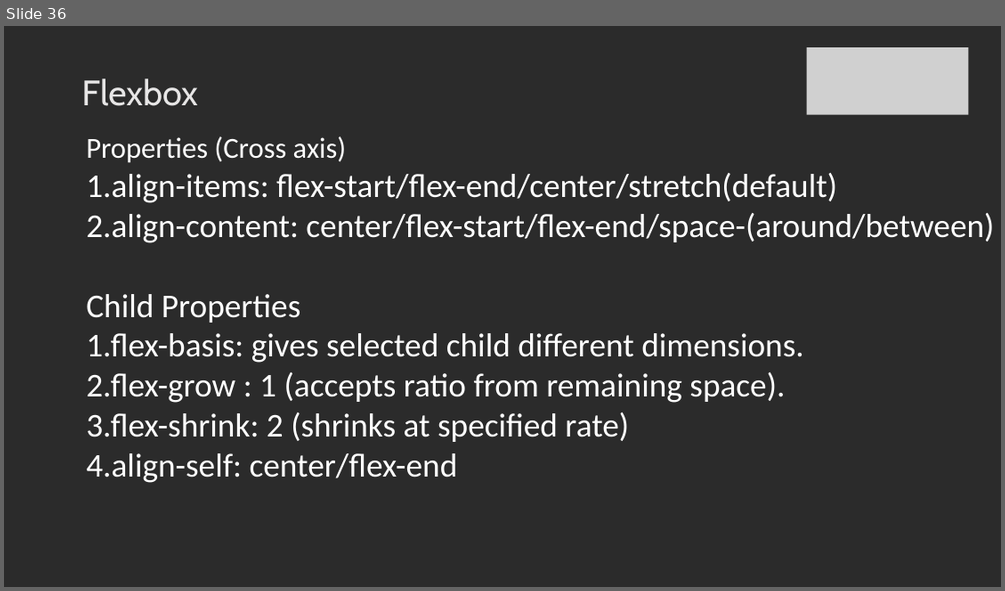
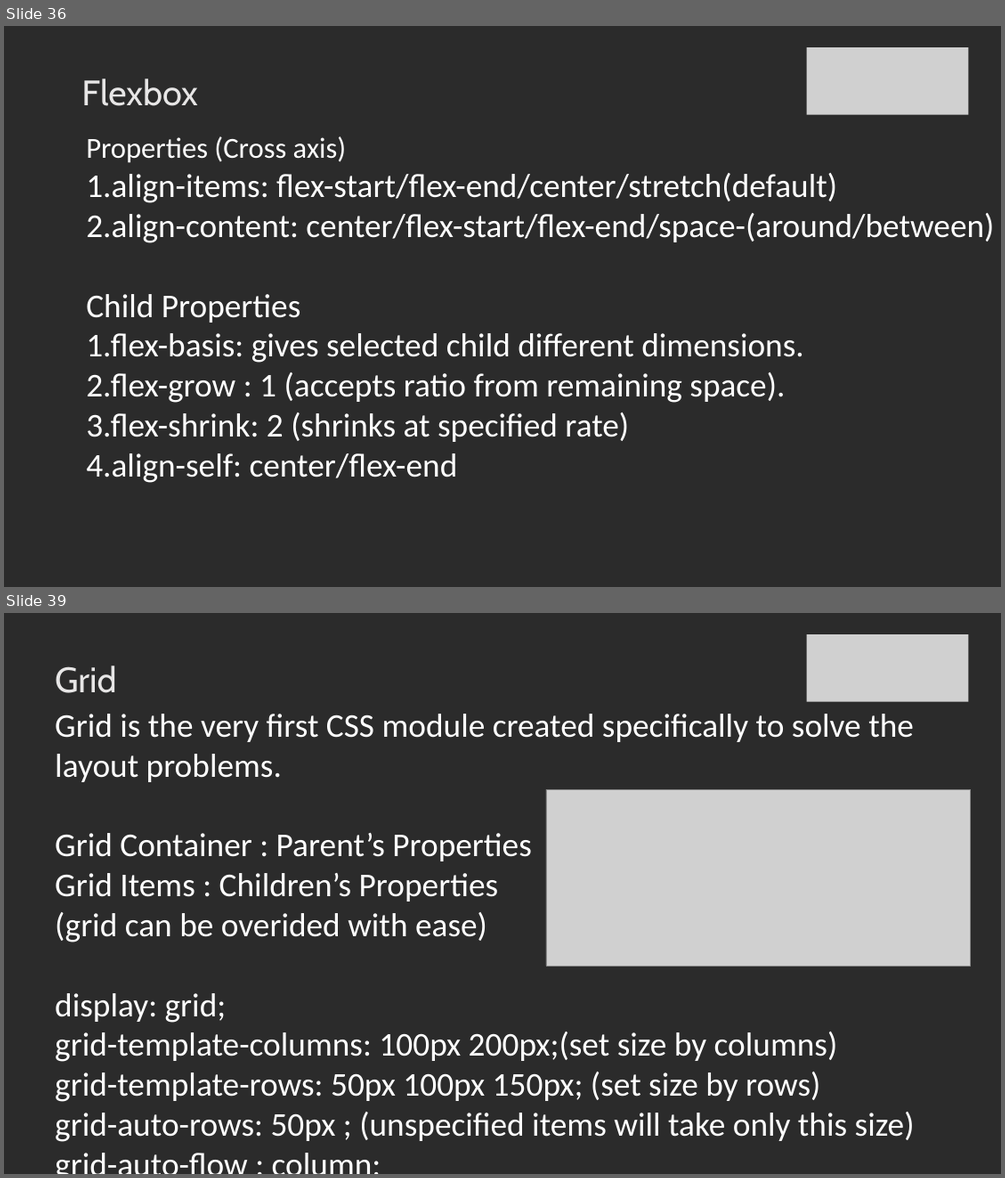
Before and after one commit to SachinBarpanda/WebDevGla, a slide deck: CSS.pptx. Shown one above the other, each under a label of ours: slide 36 before the commit, slides 36 and 39 after it; the slides between them are not shown. The pictures are 1005x591 and 1005x1178 pixels, drawn with LibreOffice and Linux fonts; fonts in the diff are those of the drawing; grey boxes stand for pictures; background and template pictures are left out; a plain dark background stands for a picture behind light text. Boxes give left, top, right and bottom in pixels: in the first picture for what was removed or moved away, otherwise in the second. Text is boxed around its words. In the diff, an @@ line names an element or a change of style, - is before the commit and + after.

```diff
--- a/CSS.pptx
+++ b/CSS.pptx
@@ slide 39 added at bbox=[4, 613, 1001, 1174], background picture (left out) @@
@@ picture added at bbox=[807, 634, 968, 702] @@
@@ title added at bbox=[55, 666, 116, 693], 34 pt, text #E7E6E6 @@
+Grid
@@ text added at bbox=[55, 714, 914, 1142], 32 pt, text #FFFFFF @@
+Grid is the very first CSS module created specifically to solve the layout problems.
+Grid Container : Parent’s Properties
+Grid Items : Children’s Properties
+(grid can be overided with ease)
+display: grid;
+grid-template-columns: 100px 200px;(set size by columns)
+grid-template-rows: 50px 100px 150px; (set size by rows)
+grid-auto-rows: 50px ; (unspecified items will take only this size)
+grid-auto-flow : column;
@@ picture added at bbox=[546, 789, 971, 966] @@
```
Also in this commit, not shown: 1 slide changed, 10 other slides added, 8 other files.
